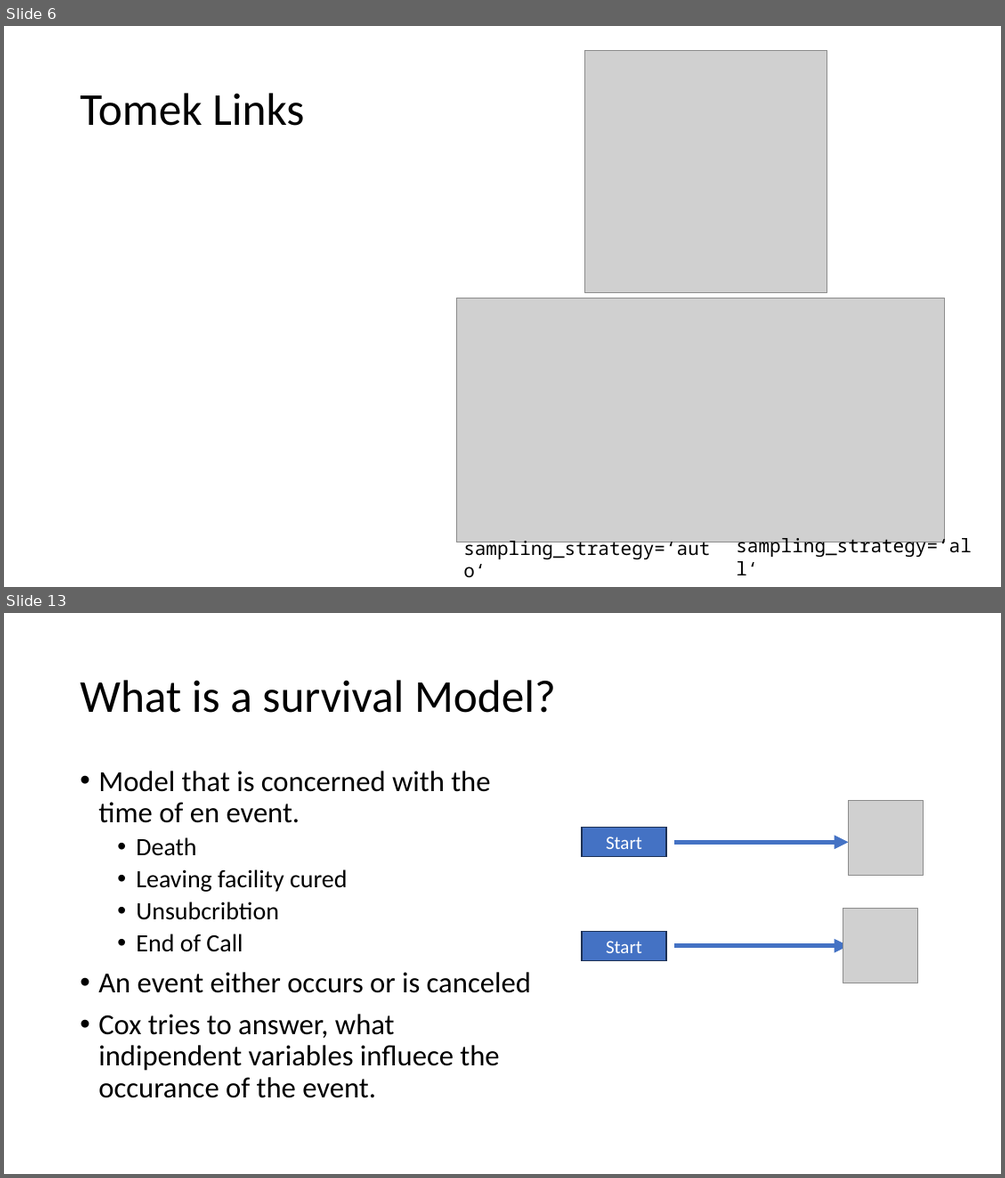
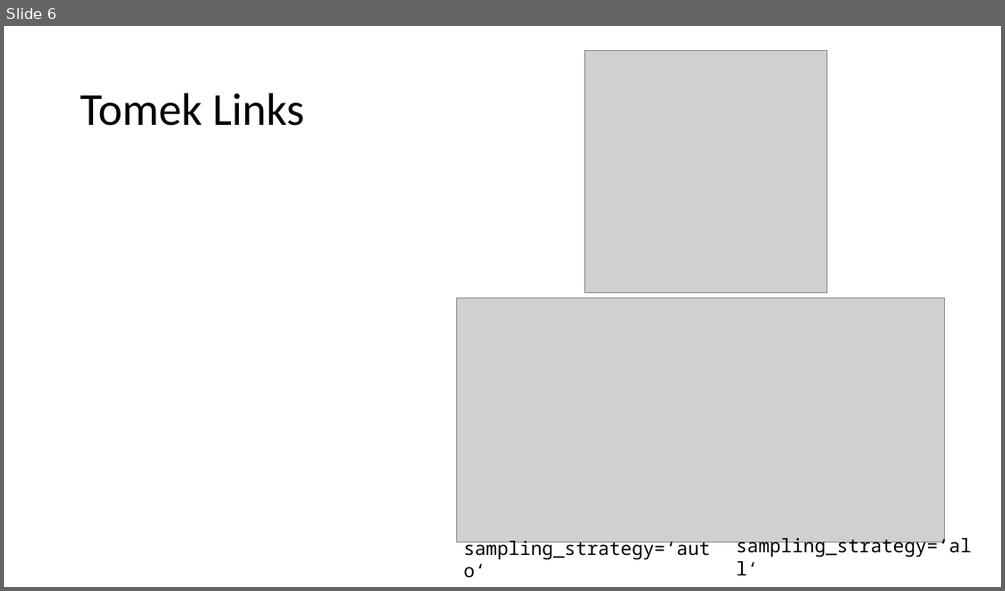
Before and after one commit to Nokix/powerpoints, a slide deck: More Machine Learning with Python.pptx. Shown one above the other, each under a label of ours: slides 6 and 13 before the commit, slide 6 after it; the slides between them are not shown. The pictures are 1005x1178 and 1005x591 pixels, drawn with LibreOffice and Linux fonts; fonts in the diff are those of the drawing; grey boxes stand for pictures. Boxes give left, top, right and bottom in pixels: in the first picture for what was removed or moved away, otherwise in the second. Text is boxed around its words. In the diff, an @@ line names an element or a change of style, - is before the commit and + after.

```diff
--- a/More Machine Learning with Python.pptx
+++ b/More Machine Learning with Python.pptx
@@ slide 13 removed at box(4, 613, 1001, 1174), background #FFFFFF @@
@@ title removed at box(80, 680, 556, 713) @@
-What is a survival Model?
@@ text removed at box(98, 771, 531, 1098) @@
-• Model that is concerned with the time of en event.
-  • Death
-  • Leaving facility cured
-  • Unsubcribtion
-  • End of Call
-• An event either occurs or is canceled
-• Cox tries to answer, what indipendent variables influece the occurance of the event.
@@ picture removed at box(849, 801, 923, 876) @@
@@ rectangle removed at box(582, 827, 666, 857) @@
-Start
@@ arrow removed from (674, 842) to (849, 842) @@
@@ rectangle removed at box(582, 931, 666, 960) @@
-Start
@@ picture removed at box(843, 908, 918, 983) @@
@@ arrow removed from (674, 946) to (849, 946) @@
```
Also in this commit, not shown: 3 slides changed, 2 slides added, 10 other slides removed, 4 other files.
